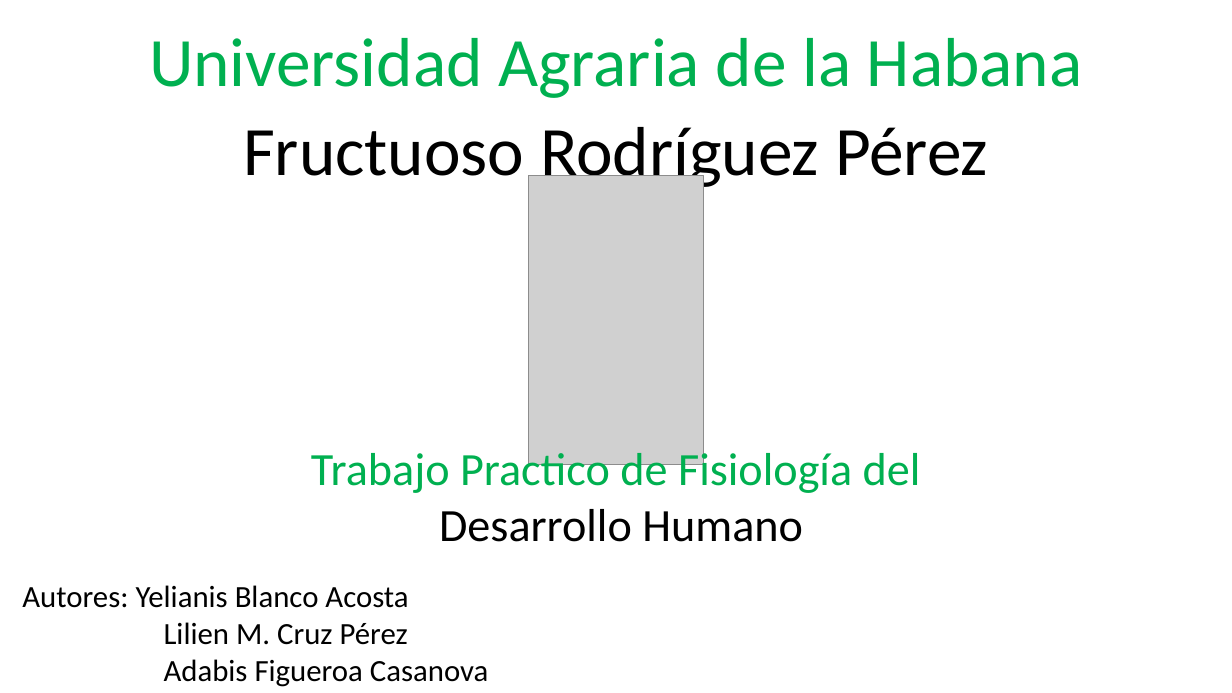
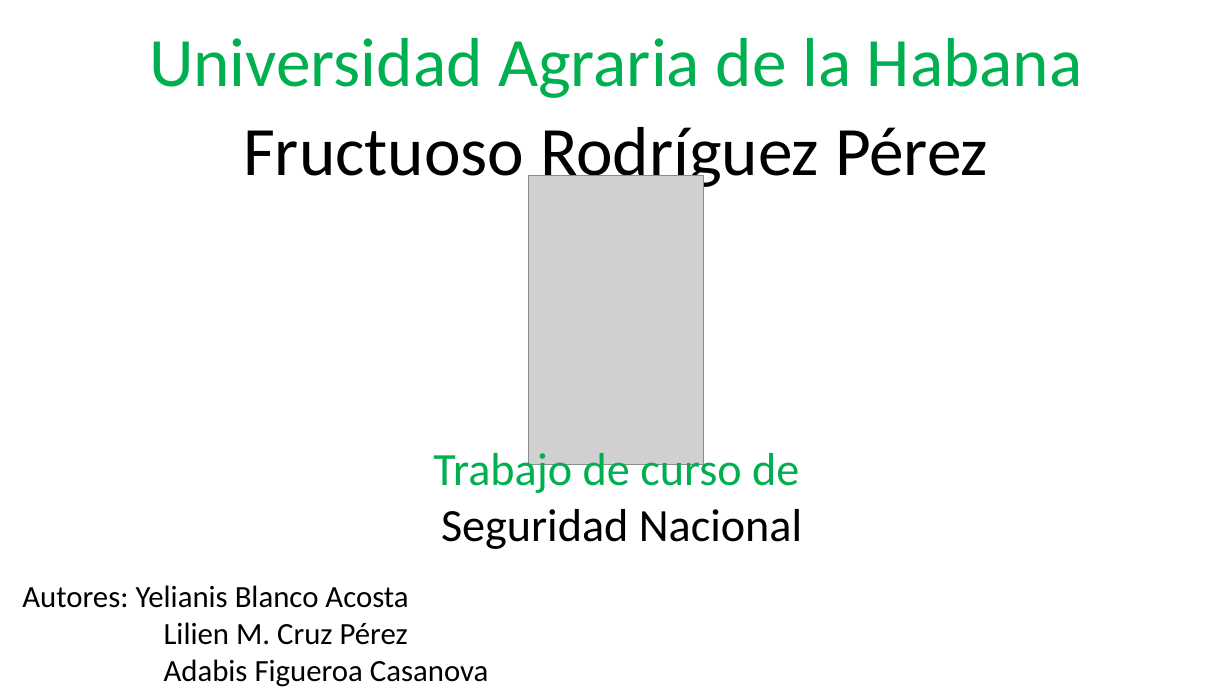
Before and after one commit to yeli120498/yeli120498, a slide deck: slide 1 of Ier Semestre/Seguridad Nacional/Presentacion de seguridad nacionañ.pptx. Drawn at 1232x693 pixels with LibreOffice and Linux fonts; fonts in the diff are those of the drawing; grey boxes stand for pictures. Boxes give left, top, right and bottom in pixels: in the first picture for what was removed or moved away, otherwise in the second. Text is boxed around its words. In the diff, an @@ line names an element or a change of style, - is before the commit and + after.

Commit message:
Presentacion y distribucion de la presentacion del trabajo de seguridad nacional

```diff
--- a/Ier Semestre/Seguridad Nacional/Presentacion de seguridad nacionañ.pptx
+++ b/Ier Semestre/Seguridad Nacional/Presentacion de seguridad nacionañ.pptx
@@ text at (433, 447, 802, 549): text changed; text colour #00B050 to #000000 @@
-Trabajo Practico de Fisiología del
-Desarrollo Humano
+Trabajo de curso de
+Seguridad Nacional
```
Also in this commit, not shown: 1 other slide changed, 7 slides added, 12 slides removed, 1 other file.
